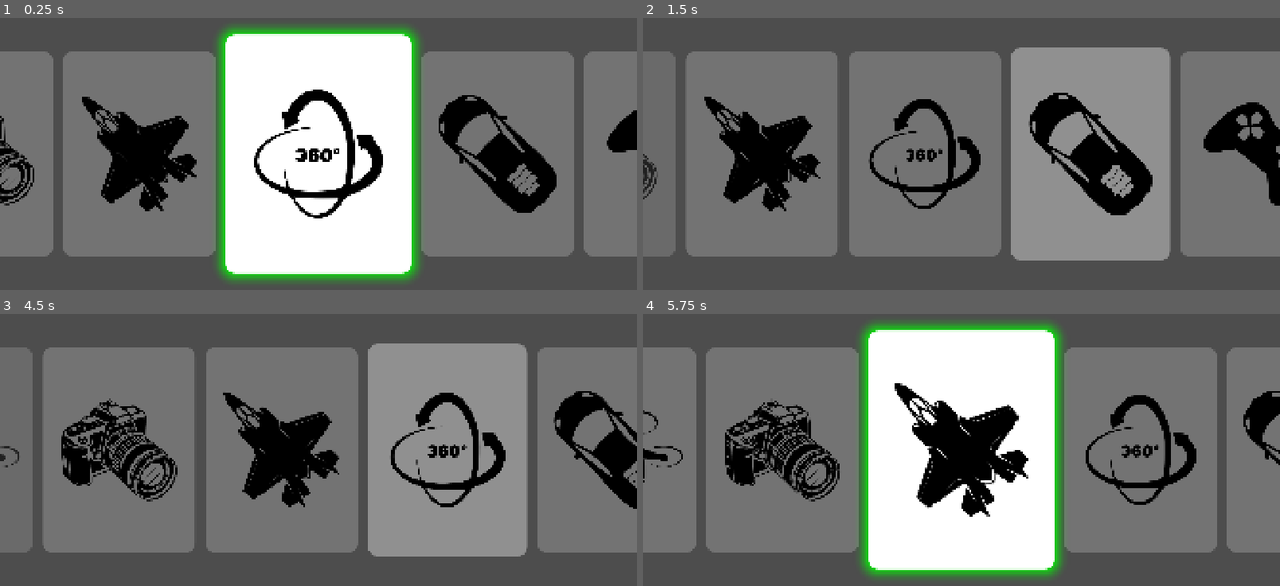
Above: before the commit, frames 1-4 (two rows, left to right).
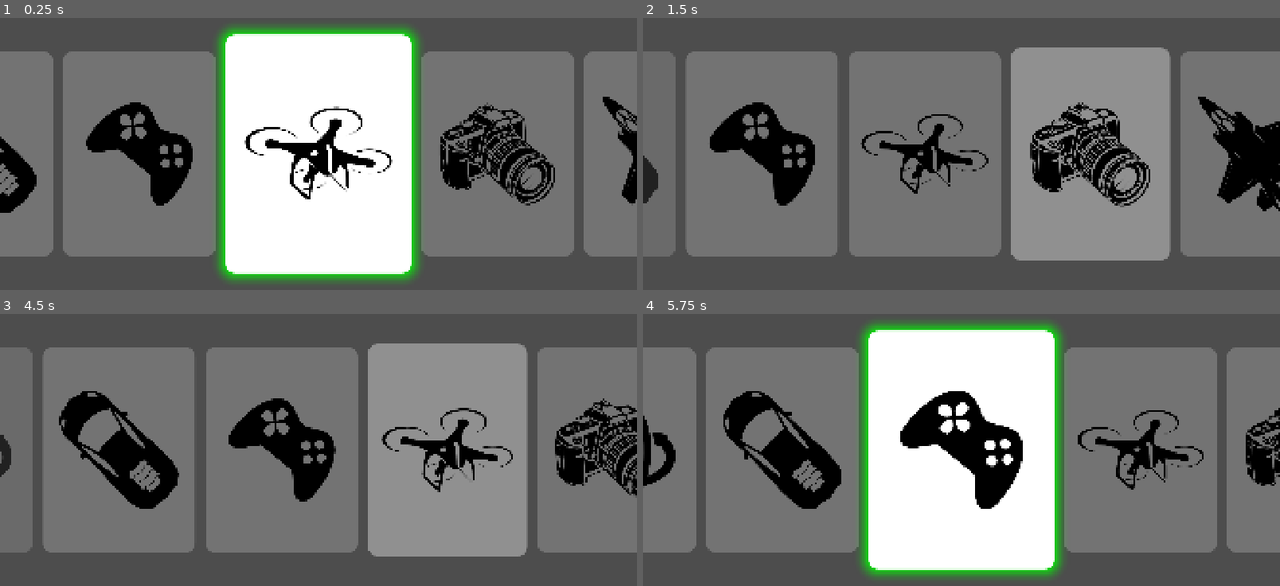
Above: after the commit, the same moments.

Repository: CantanTam/blecaco_phone
Game: Godot game, scene res://scenes/mode_select.tscn
Same seed, same stepped clock (60 frames per second), same inputs: the game is played once before the commit and once after it. This scene is started directly instead of the project's main scene.
Inputs (mouse positions are in pixels of both pictures, inside the frame that each line leads up to):
- Up to frame 1 (0.25 s): no input
- Up to frame 2 (1.5 s): tap Enter at 0.5, 0.6 s; move the mouse to (1101, 134) at 0.52 s; hold Up 0.53-1.25 s; click (1101, 134) at 0.67 s; tap Space at 0.77 s; drag from (834, 173) to (929, 224) at 1.27 s
- Up to frame 3 (4.5 s): tap Space at 2, 3.5, 3.77 s; move the mouse to (382, 371) at 2.02 s; hold Up 2.03-2.75 s; tap Tab at 2.1 s; tap Enter at 2.75, 4.25 s; drag from (286, 520) to (127, 395) at 2.77 s; move the mouse to (509, 504) at 3.52 s; hold Down 3.53-4.25 s; tap Keypad Enter at 3.6 s; drag from (127, 395) to (222, 360) at 4.27 s
- Up to frame 4 (5.75 s): tap Space at 5 s; move the mouse to (993, 450) at 5.02 s; hold Down from 5.03 s (still down); tap Enter at 5.1 s; click (993, 450) at 5.17 s

The runs differ from the first frame. In frame 1, 11% of the frame differs, in the area x 0-100%, y 26-74%; in frame 2, 11%; in frame 3, 12%, in the area x 0-100%, y 28-72%; in frame 4, 12%.

Commit message:
默认模式改为 drone_mode

Diff:
--- a/scripts/mode_select.gd
+++ b/scripts/mode_select.gd
@@ -22,7 +22,7 @@
 @onready var cover_flow: Control = $CoverFlow
 @onready var cover_glow: ColorRect = $CoverFlow/CoverGlow
 
-var selected_cover_name: String = "FreeCover"
+var selected_cover_name: String = "DroneCover"
 var current_mode_scene_path: String = ""
 var cover_animation_running: bool = false
 
--- a/scripts/options.gd
+++ b/scripts/options.gd
@@ -41,7 +41,7 @@
 	"DroneCover": "res://scenes/modes/drone_mode.tscn"
 }
 
-const DEFAULT_MODE_SCENE := MODE_SCENES["FreeCover"]
+const DEFAULT_MODE_SCENE := MODE_SCENES["DroneCover"]
 
 # ------------------------------------------------------------
 # 所有「可持久化选项」的默认值都登记在这里。
